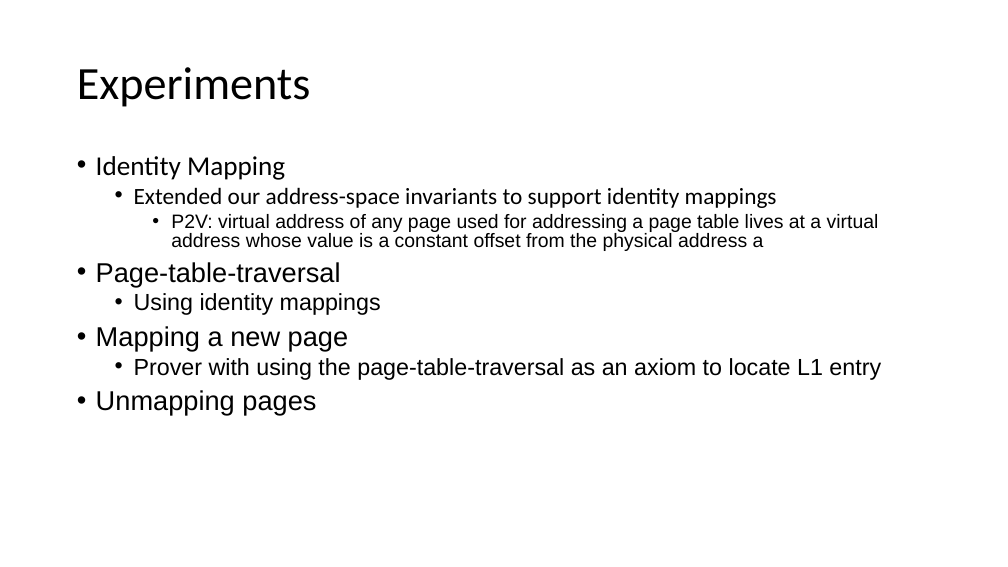
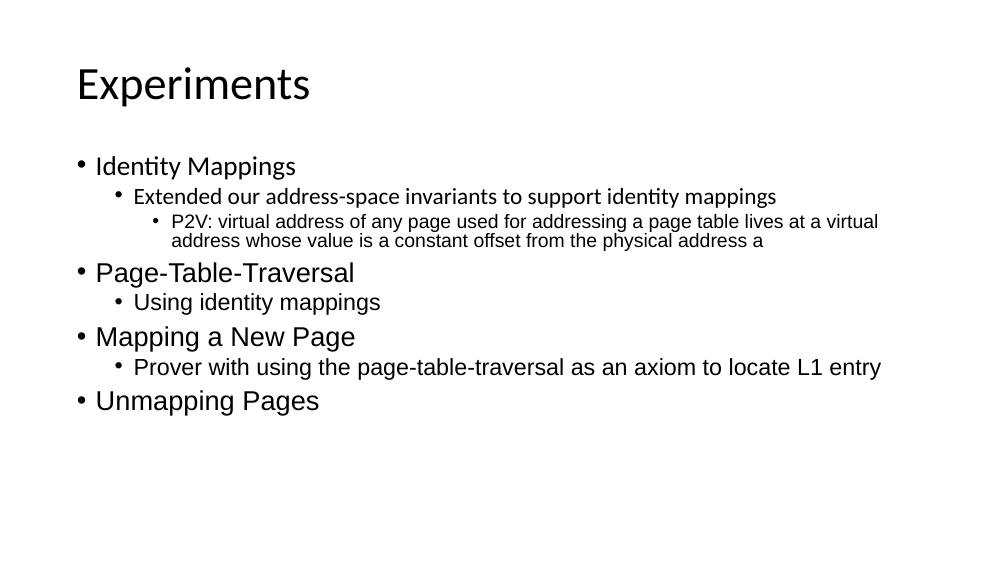
Before and after one commit to Contingent-Systems/modal_abstractions_presentations, a slide deck: slide 21 of upenn_may_24/proposal.pptx. Drawn at 1008x567 pixels with LibreOffice and Linux fonts; fonts in the diff are those of the drawing. Boxes give left, top, right and bottom in pixels: in the first picture for what was removed or moved away, otherwise in the second. Text is boxed around its words. In the diff, an @@ line names an element or a change of style, - is before the commit and + after.

```diff
--- a/upenn_may_24/proposal.pptx
+++ b/upenn_may_24/proposal.pptx
@@ text at (96,156,296,180): text changed @@
-• Identity Mapping
+• Identity Mappings
@@ text at (96,262,355,287): text changed @@
-• Page-table-traversal
+• Page-Table-Traversal
@@ text at (96,326,356,351): text changed @@
-• Mapping a new page
+• Mapping a New Page
@@ text at (96,390,319,415): text changed @@
-• Unmapping pages
+• Unmapping Pages
```
Also in this commit, not shown: 12 other slides changed.
